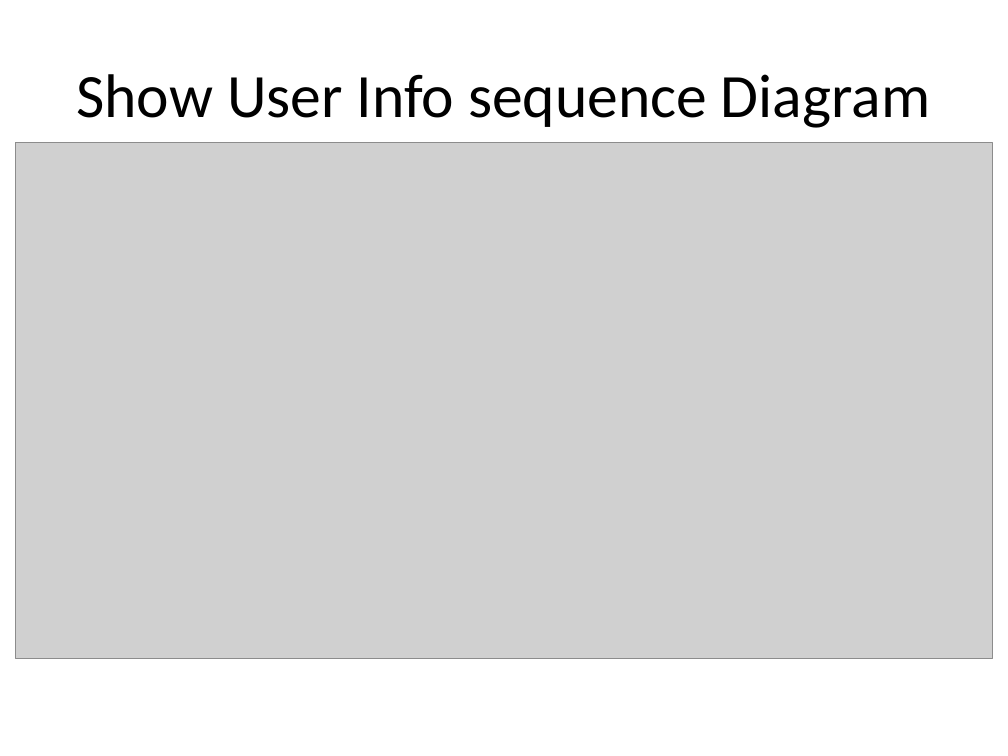
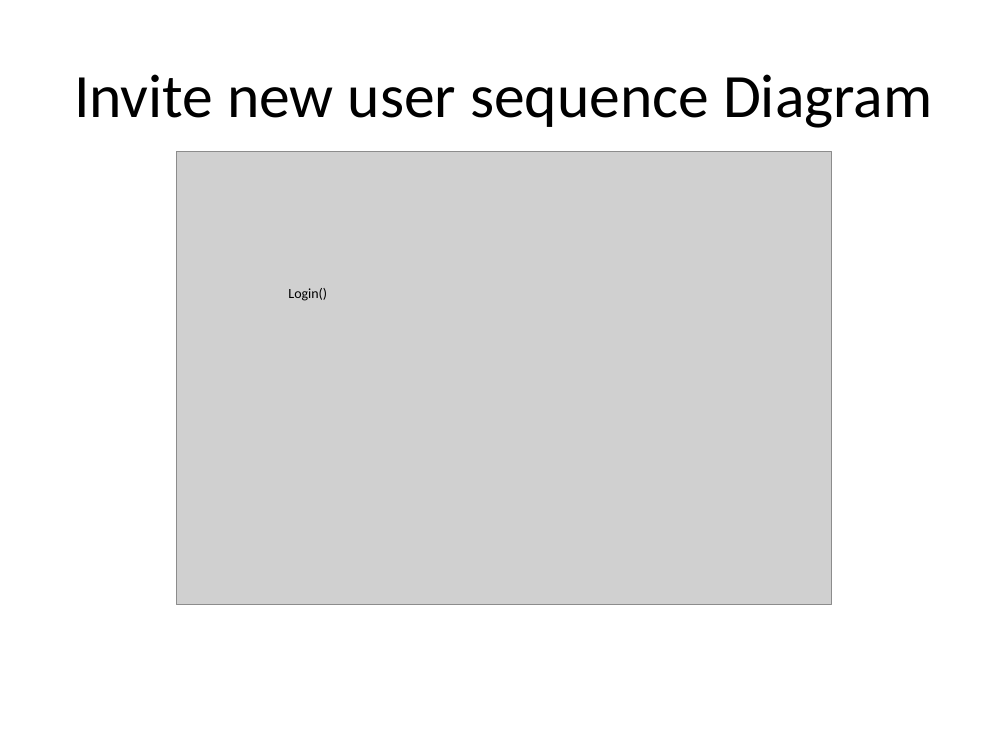
Before and after one commit to FIU-SCIS-Senior-Project-2015-Spring/Designer-Drugs-Database-App, a slide deck: slide 8 of Presentation Slides/Presentation 3.pptx (slide 6 before the commit). Drawn at 1008x756 pixels with LibreOffice and Linux fonts; fonts in the diff are those of the drawing; grey boxes stand for pictures. Boxes give left, top, right and bottom in pixels: in the first picture for what was removed or moved away, otherwise in the second. Text is boxed around its words. In the diff, an @@ line names an element or a change of style, - is before the commit and + after.

Commit message:
send msg module done logged in user summary done

```diff
--- a/Presentation Slides/Presentation 3.pptx
+++ b/Presentation Slides/Presentation 3.pptx
@@ title at (74, 74, 932, 128): text changed @@
-Show User Info sequence Diagram
+Invite new user sequence Diagram
@@ picture: place and size @@
-picture at (15, 143, 993, 658)
+picture at (176, 151, 832, 605)
@@ text added at (288, 288, 327, 301), 10 pt, text #000000 @@
+Login()
```
Also in this commit, not shown: 3 other slides changed, 3 slides added, 57 other files.
